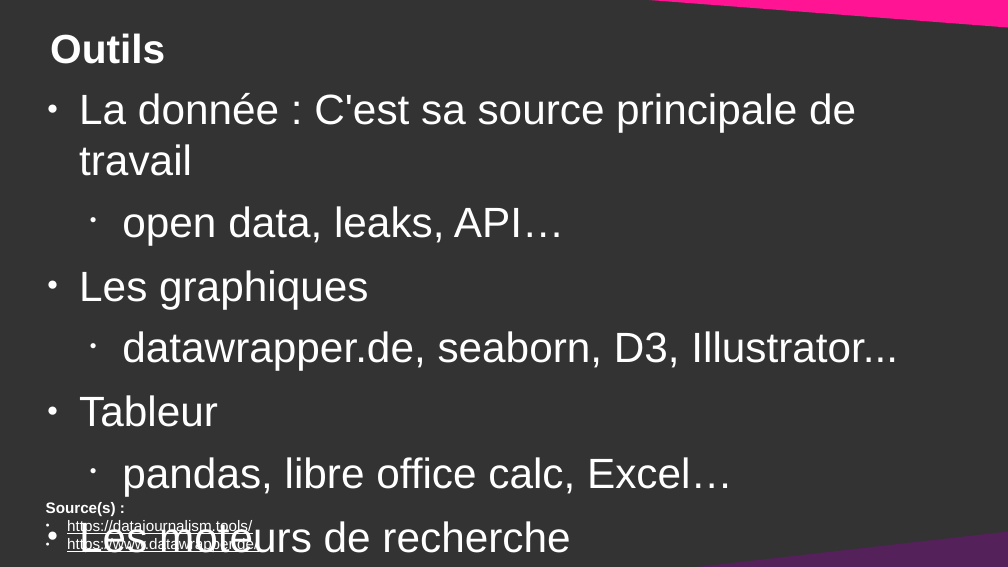
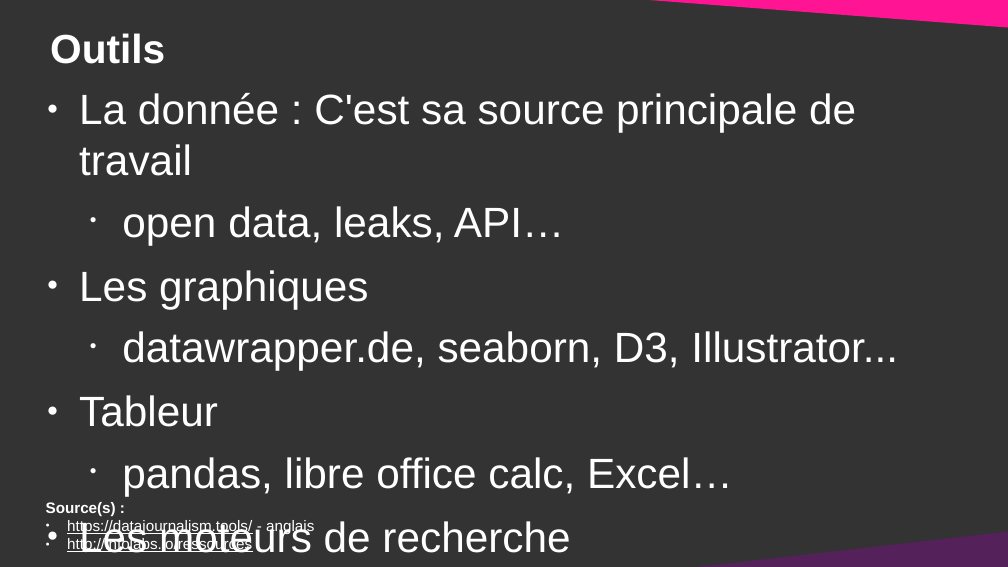
Before and after one commit to DanYellow/cours, a slide deck: slide 25 of data-journalisme-s4/travaux-pratiques/numero-1/presentation.odp. Drawn at 1008x567 pixels with LibreOffice and Linux fonts; fonts in the diff are those of the drawing. Boxes give left, top, right and bottom in pixels: in the first picture for what was removed or moved away, otherwise in the second. Text is boxed around its words. In the diff, an @@ line names an element or a change of style, - is before the commit and + after.

```diff
--- a/data-journalisme-s4/travaux-pratiques/numero-1/presentation.odp
+++ b/data-journalisme-s4/travaux-pratiques/numero-1/presentation.odp
@@ text at (67, 520, 314, 553): text changed @@
-● https://datajournalism.tools/
-● https://www.datawrapper.de/
+● https://datajournalism.tools/ - anglais
+● http://infolabs.io/ressources
```
Also in this commit, not shown: 1 other slide changed, 12 other files.
